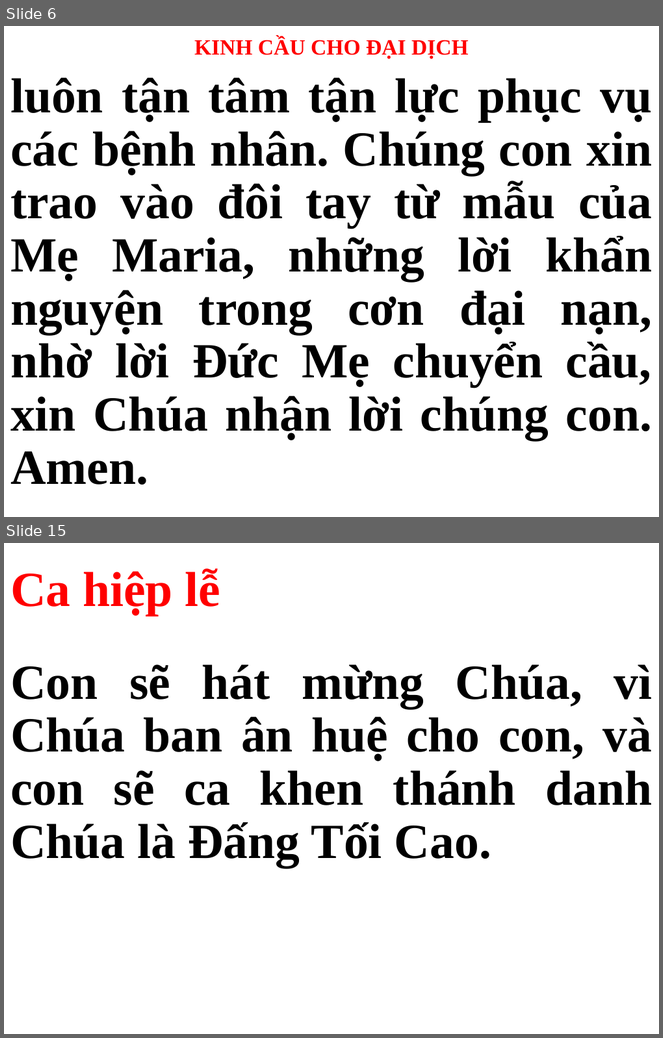
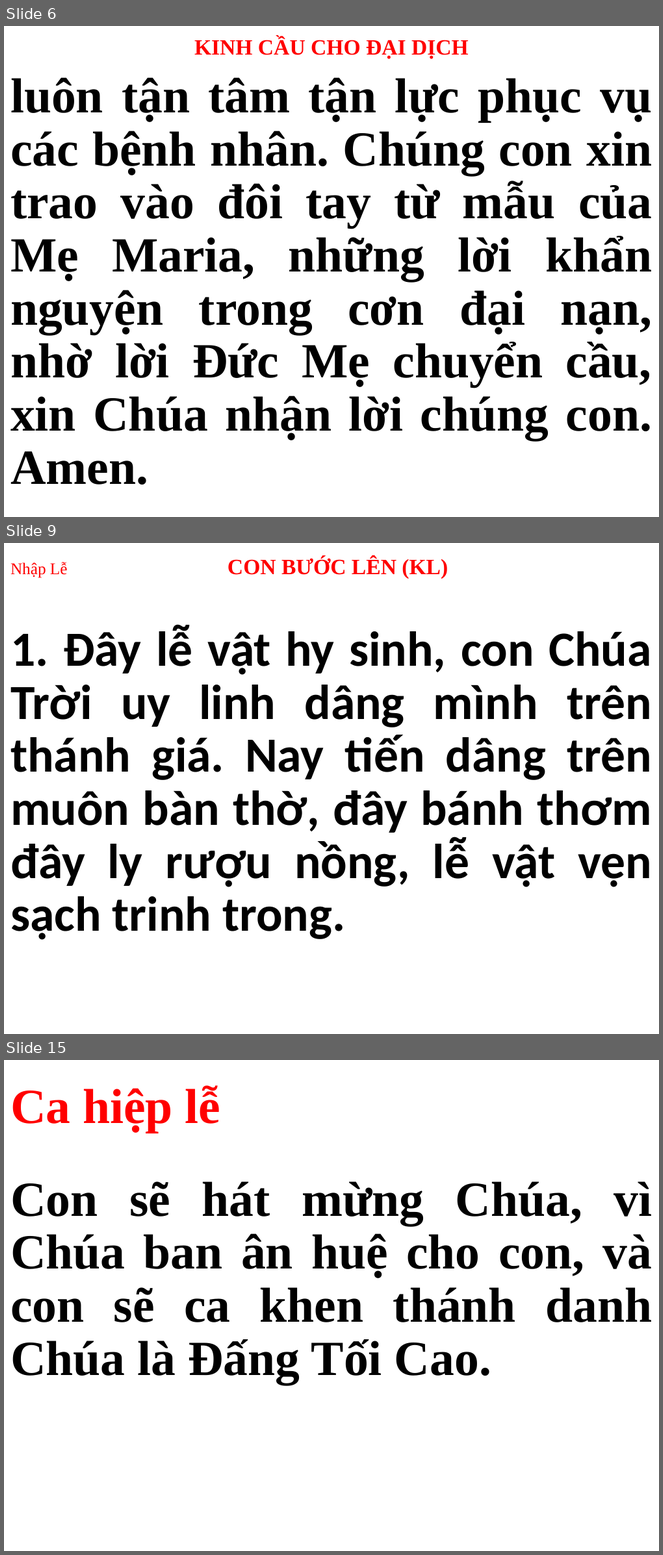
Before and after one commit to webfullstack99/usb-songs, a slide deck: Thứ 3.pptx. Shown one above the other, each under a label of ours: slides 6 and 15 before the commit, slides 6, 9 and 15 after it; the slides between them are not shown. The pictures are 663x1038 and 663x1555 pixels, drawn with LibreOffice and Linux fonts; fonts in the diff are those of the drawing. Boxes give left, top, right and bottom in pixels: in the first picture for what was removed or moved away, otherwise in the second. Text is boxed around its words. In the diff, an @@ line names an element or a change of style, - is before the commit and + after.

```diff
--- a/Thứ 3.pptx
+++ b/Thứ 3.pptx
@@ slide 9 added at (4, 543, 659, 1034), background #FFFFFF @@
@@ title added at (10, 557, 448, 578), 24 pt, text #FF0000, bold @@
+Nhập Lễ CON BƯỚC LÊN (KL)
@@ subtitle added at (10, 626, 652, 940), 54 pt, text #000000, bold @@
+1. Đây lễ vật hy sinh, con Chúa Trời uy linh dâng mình trên thánh giá. Nay tiến dâng trên muôn bàn thờ, đây bánh thơm đây ly rượu nồng, lễ vật vẹn sạch trinh trong.
```
Also in this commit, not shown: 2 slides changed, 14 other slides added, 15 slides removed.
